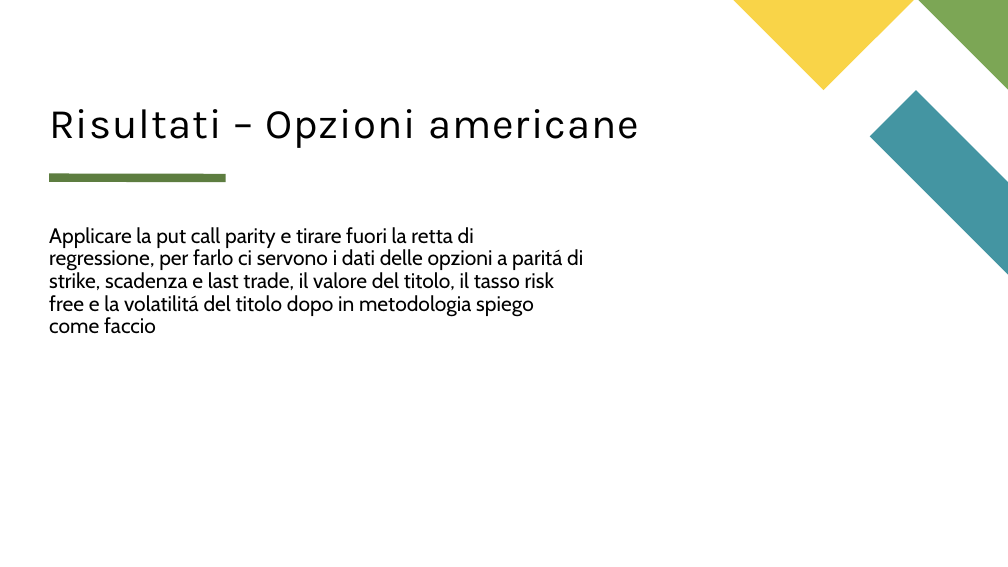
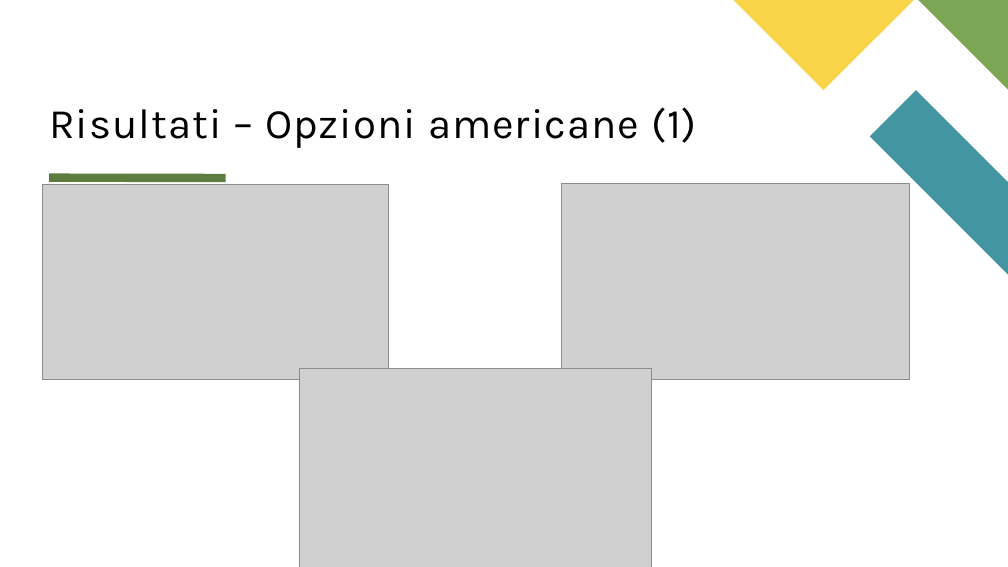
Before and after one commit to matteo-conti-97/MPSMF_Project, a slide deck: slide 16 of presentazione.pptx (slide 11 before the commit). Drawn at 1008x567 pixels with LibreOffice and Linux fonts; fonts in the diff are those of the drawing; grey boxes stand for pictures. Boxes give left, top, right and bottom in pixels: in the first picture for what was removed or moved away, otherwise in the second. Text is boxed around its words. In the diff, an @@ line names an element or a change of style, - is before the commit and + after.

```diff
--- a/presentazione.pptx
+++ b/presentazione.pptx
@@ title at [49,107,697,148]: text changed @@
-Risultati – Opzioni americane
+Risultati – Opzioni americane (1)
@@ picture added at [42,185,389,380] @@
@@ picture added at [561,183,910,380] @@
@@ text removed at [49,227,583,334] @@
-Applicare la put call parity e tirare fuori la retta di regressione, per farlo ci servono i dati delle opzioni a paritá di strike, scadenza e last trade, il valore del titolo, il tasso risk free e la volatilitá del titolo dopo in metodologia spiego come faccio
@@ picture added at [299,369,651,567] @@
```
Also in this commit, not shown: 3 other slides changed, 6 slides added, 15 other files.
